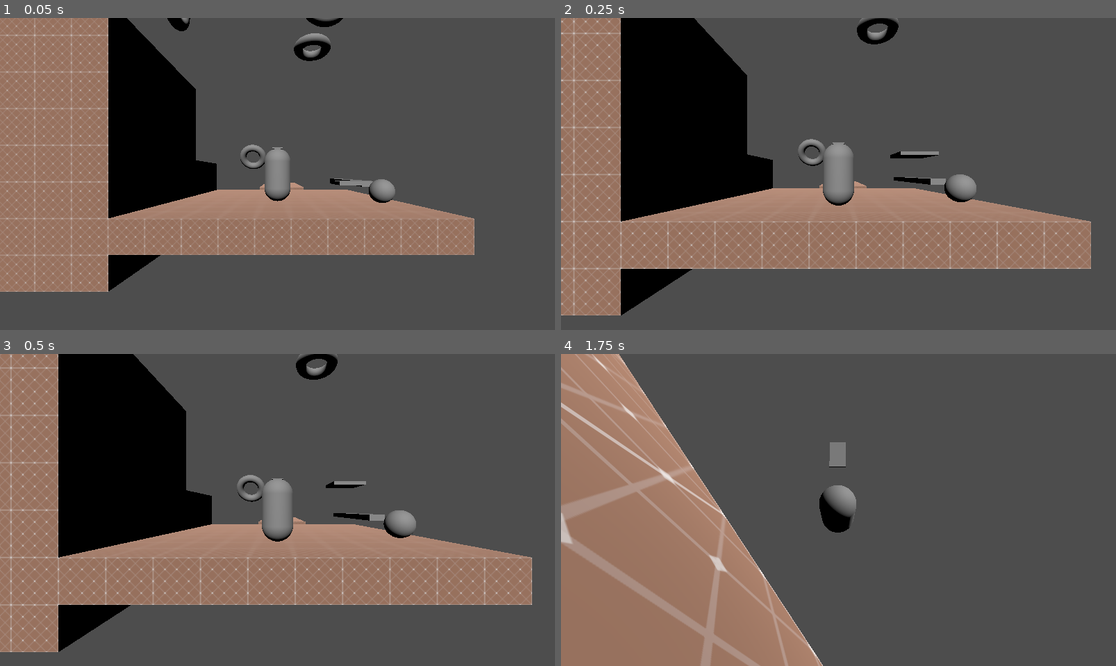
Above: before the commit, frames 1-4 (two rows, left to right).
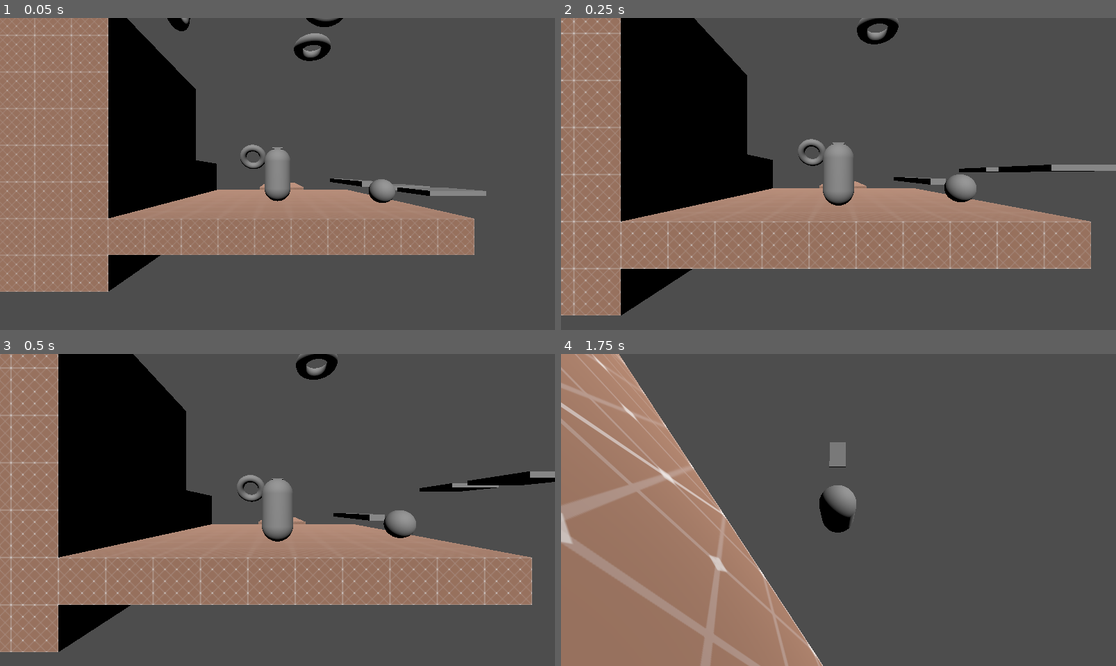
Above: after the commit, the same moments.

Repository: Nigel-Karunaratne/3DPlatformer_Godot4
Game: Godot game, scene res://level_scenes/test_level.tscn
Same seed, same stepped clock (60 frames per second), same inputs: the game is played once before the commit and once after it. The project has no main scene, so this scene is started directly.
Inputs (mouse positions are in pixels of both pictures, inside the frame that each line leads up to):
- Up to frame 1 (0.05 s): no input
- Up to frame 2 (0.25 s): no input
- Up to frame 3 (0.5 s): no input
- Up to frame 4 (1.75 s): tap Enter at 0.5 s; move the mouse to (866, 510) at 0.52 s; hold W (move_forward) from 0.53 s (still down); tap R at 0.6 s; tap Space (jump) at 0.77, 1.52 s; move the mouse to (810, 510) at 1.27 s; tap T at 1.35 s

The runs differ from the first frame. In frame 1, 0.5% of the frame differs, in the area x 59-88%, y 52-58%; in frame 2, 0.7%; in frame 3, 0.9%, in the area x 58-100%, y 37-45%; in frame 4, nothing differs.

Commit message:
Moving Platforms now use Tweens
a tween is created on each platform's _ready function.

Diff:
--- a/level_scenes/test_level.tscn
+++ b/level_scenes/test_level.tscn
@@ -10,10 +10,17 @@
 
 [sub_resource type="Curve3D" id="Curve3D_o6vny"]
 _data = {
-"points": PackedVector3Array(0, 0, 0, 0, 0, 0, -0.00709724, -0.00570989, 0.00707912, 0, 0, 0, 0, 0, 0, 0.0482016, 2.50156, -2.47815, 0, 0, 0, 0, 0, 0, 0.907405, 2.16044, -7.01987),
+"points": PackedVector3Array(0, 0, 0, 0, 0, 0, 0, -0.006, 0.007, 0, 0, 0, 0, 0, 0, 0.048, 1.882, -2.478, 0, 0, 0, 0, 0, 0, 0, 2.16, -7.02),
 "tilts": PackedFloat32Array(0, 0, 0)
 }
 point_count = 3
+
+[sub_resource type="Curve3D" id="Curve3D_xetao"]
+_data = {
+"points": PackedVector3Array(0, 0, 0, 0, 0, 0, 0, -0.006, 0.007, 0, 0, 0, 0, 0, 0, 0.048, 1.882, -2.478, 0, 0, 0, 0, 0, 0, 0, 2.16, -7.02, 0, 0, 0, 0, 0, 0, 0, 9.655, -5.525),
+"tilts": PackedFloat32Array(0, 0, 0, 0)
+}
+point_count = 4
 
 [node name="Node3D" type="Node3D"]
 
@@ -116,5 +123,11 @@
 applied_force = 0.2
 
 [node name="MovingPlatform3D" parent="." instance=ExtResource("7_0j5ta")]
-transform = Transform3D(1, 0, 0, 0, 1, 0, 0, 0, 1, 4, 0.866045, -1)
+transform = Transform3D(-4.37114e-08, 0, -1, 0, 1, 0, 1, 0, -4.37114e-08, 6.28263, 0.866045, -1)
 curve = SubResource("Curve3D_o6vny")
+speed = 6
+
+[node name="MovingPlatform3D2" parent="." instance=ExtResource("7_0j5ta")]
+transform = Transform3D(-4.37114e-08, 0, -1, 0, 1, 0, 1, 0, -4.37114e-08, 6.28263, 0.866045, 1.83515)
+curve = SubResource("Curve3D_xetao")
+speed = 6
--- a/scripts/moving_platform_controller.gd
+++ b/scripts/moving_platform_controller.gd
@@ -1,31 +1,41 @@
-extends Node3D
+extends Path3D
 
 @onready var path_follow : PathFollow3D = $PathFollow3D
 @onready var platform : AnimatableBody3D = $PathFollow3D/AnimatableBody3D
 
 enum MovingPlatformType {
 	LINEAR_BACK_AND_FORTH,
-	EASED_BACK_AND_FORTH
+	QUAD_BACK_AND_FORTH
 }
 
 @export var speed = 10
+@export var end_delay = 1.5
 @export var type: MovingPlatformType = MovingPlatformType.LINEAR_BACK_AND_FORTH
 @export var interp_curve: Curve
 
-var _going_forward = true
-
+var _tween : Tween
 
 func _ready():
 	# match type:
 	# 	MovingPlatformType.BACK_AND_FORTH:
 	path_follow.loop = false
+	_tween = create_tween()
 
-func _process(delta):
 	match type:
 		MovingPlatformType.LINEAR_BACK_AND_FORTH:
-			if (_going_forward and path_follow.progress_ratio >= 1) or (not _going_forward and path_follow.progress_ratio <= 0):
-				_going_forward = not _going_forward
-			path_follow.progress += delta * speed * (1 if _going_forward else -1)
+			_tween.set_trans(Tween.TRANS_LINEAR)
+			_tween.set_loops()
+			_tween.tween_property(path_follow, "progress", curve.get_baked_length(), curve.get_baked_length() / speed)
+			_tween.tween_interval(end_delay)
+			_tween.tween_property(path_follow, "progress", 0, curve.get_baked_length() / speed)
+			_tween.tween_interval(end_delay)
+		MovingPlatformType.QUAD_BACK_AND_FORTH:
+			_tween.set_trans(Tween.TRANS_QUAD)
+			_tween.set_loops()
+			_tween.tween_property(path_follow, "progress", curve.get_baked_length(), curve.get_baked_length() / speed)
+			_tween.tween_interval(end_delay)
+			_tween.tween_property(path_follow, "progress", 0, curve.get_baked_length() / speed)
+			_tween.tween_interval(end_delay)
 
-
-	return
+func end_tween():
+	_tween.kill();
Not shown: 1 places in level_scenes/test_level.tscn that only renumber resources
